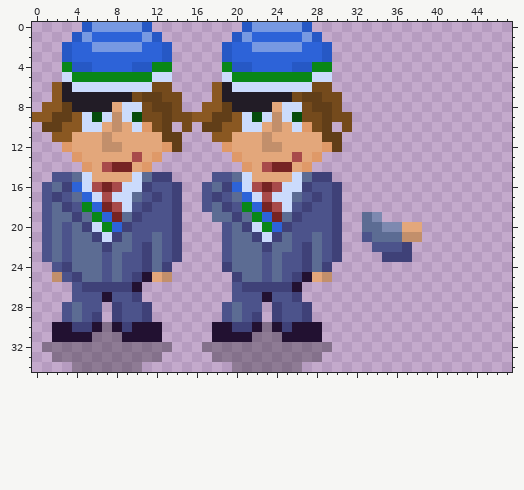
Pixel-art sprite, stored at src/game/sprites/data/cfe-ksv-3.png. That is the earlier state.
The file is 48x35 pixels.
And afterwards:
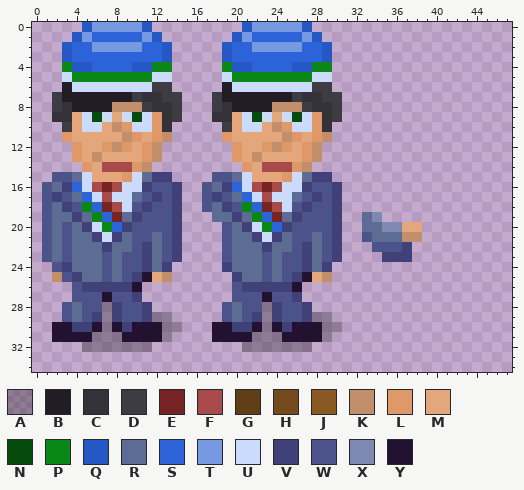
Palette (. is transparent): A #00000046  B #221c26  C #333239  D #3d3b44  E #762323  F #a84a4a  G #613e18  H #744a1c  J #8a5822  K #c28f6b  L #df9968  M #e3a77b  N #054c0c  P #098717  Q #2658c5  R #5c6c93  S #2d63d8  T #7799e2  U #cbdbfc  V #3f4178  W #4c538b  X #7d89b0  Y #221131
Difference:
y 6: x 2 J -> .; x 12..13 HH -> DD; x 18 J -> .; x 28..29 HH -> DD
y 7: x 2 J -> D; x 10..14 HGGHH -> DCCDD; x 18 J -> D; x 26..30 HGGHH -> DCCDD
y 8: x 1..3 JJG -> .DC; x 8..14 MUUHGGH -> KKKDCCD; x 17..19 JJG -> .DC; x 24..30 MUUHGGH -> KKKDCCD
y 9: x 0..4 JJGGJ -> ..CCM; x 8 K -> M; x 11..20 HHGHHJJGGJ -> ULCD...CCM; x 24 K -> M; x 27..31 HHGHH -> ULCD.
y 10: x 1..4 GGJJ -> ..DM; x 9 M -> L; x 11..13 LHG -> ULC; x 15 H -> .; x 17..20 GGJJ -> ..DM; x 25 M -> L; x 27..29 LHG -> ULC; x 31 H -> .
y 11: x 2..3 JJ -> .L; x 7 K -> M; x 9..10 MM -> KL; x 12..14 MGG -> LK.; x 18..19 JJ -> .L; x 23 K -> M; x 25..26 MM -> KL; x 28..30 MGG -> LK.
y 12: x 3..4 LM -> .L; x 7 K -> L; x 9 M -> L; x 11..14 MMLG -> LK..; x 19..20 LM -> .L; x 23 K -> L; x 25 M -> L; x 27..30 MMLG -> LK..
y 13: x 6 M -> K; x 10..12 FML -> MLK; x 22 M -> K; x 26..28 FML -> MLK
y 14: x 8..11 EEML -> FFLK; x 24..27 EEML -> FFLK
y 15: x 9 M -> L; x 25 M -> L
y 28: x 7 . -> A; x 23 . -> A
y 29: x 7 . -> A; x 12..13 .. -> AA; x 23 . -> A; x 28..29 .. -> AA
y 30: x 13..14 .. -> AA; x 29..30 .. -> AA
y 31: x 13 . -> A; x 29 . -> A
y 32: x 1..4 AAAA -> ....; x 12..13 AA -> ..; x 17..20 AAAA -> ....; x 28..29 AA -> ..
y 33: x 2..12 AAAAAAAAAAA -> ...........; x 18..28 AAAAAAAAAAA -> ...........
y 34: x 4..10 AAAAAAA -> .......; x 20..26 AAAAAAA -> .......
Boxes around the changes in both pictures, in picture pixels (x1, y1, x2, y2):
changed: (32, 82, 352, 182)
changed: (42, 302, 342, 372)
